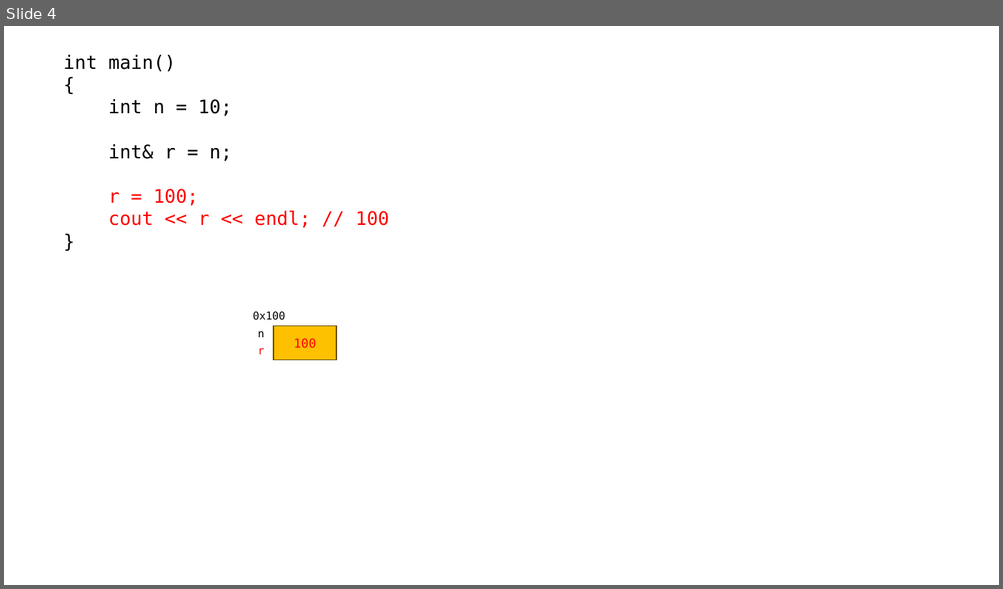
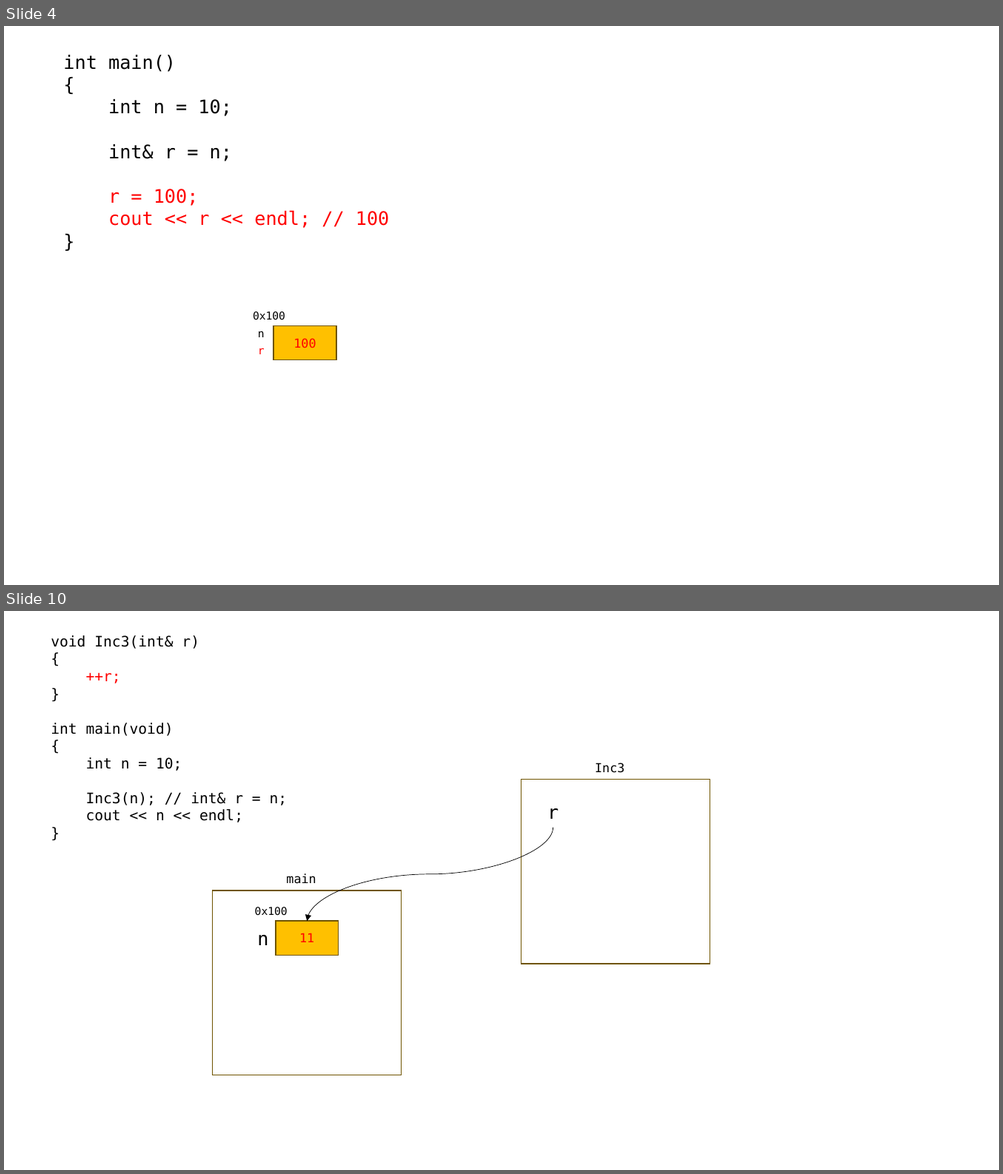
Before and after one commit to loopinf/hyundai_230612, a slide deck: 230612.pptx. Shown one above the other, each under a label of ours: slide 4 before the commit, slides 4 and 10 after it; the slides between them are not shown. The pictures are 1003x589 and 1003x1174 pixels, drawn with LibreOffice and Linux fonts; fonts in the diff are those of the drawing. Boxes give left, top, right and bottom in pixels: in the first picture for what was removed or moved away, otherwise in the second. Text is boxed around its words. In the diff, an @@ line names an element or a change of style, - is before the commit and + after.

```diff
--- a/230612.pptx
+++ b/230612.pptx
@@ slide 10 added at (4,611,999,1170), background #FFFFFF @@
@@ text added at (51,635,287,823), 14 pt, text #000000 @@
+void Inc3(int& r)
+{
+++r;
+}
+int main(void)
+{
+int n = 10;
+Inc3(n); // int& r = n;
+cout << n << endl;
+}
@@ text added at (595,763,624,773), 12 pt, text #000000 @@
+Inc3
@@ rectangle added at (521,780,710,965), fill #FFFFFF, outline #705400 1 pt @@
@@ text added at (547,809,558,819), 18 pt, text #000000 @@
+r
@@ curved arrow added from (553, 827) to (307, 921), #000000 0.5 pt @@
@@ text added at (286,874,316,884), 12 pt, text #000000 @@
+main
@@ rectangle added at (213,891,401,1076), fill #FFFFFF, outline #705400 1 pt @@
@@ text added at (255,907,287,916), 10.5 pt, text #000000 @@
+0x100
@@ rectangle added at (276,921,338,956), fill #FFC000, outline #705400 1 pt, 12 pt, text #FF0000 @@
+11
@@ text added at (257,935,268,945), 18 pt, text #000000 @@
+n
```
Also in this commit, not shown: 5 other slides added, 1 other file.
